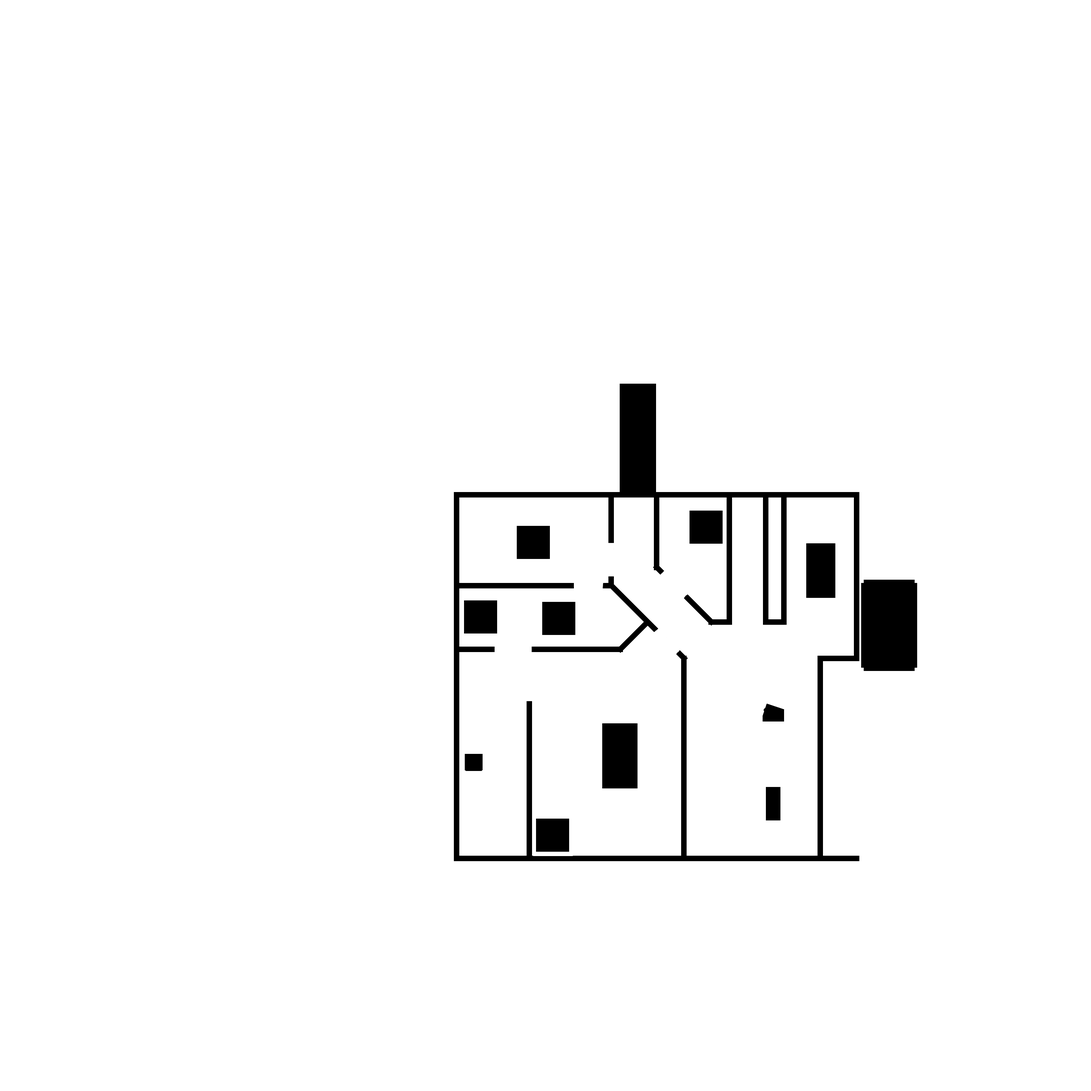
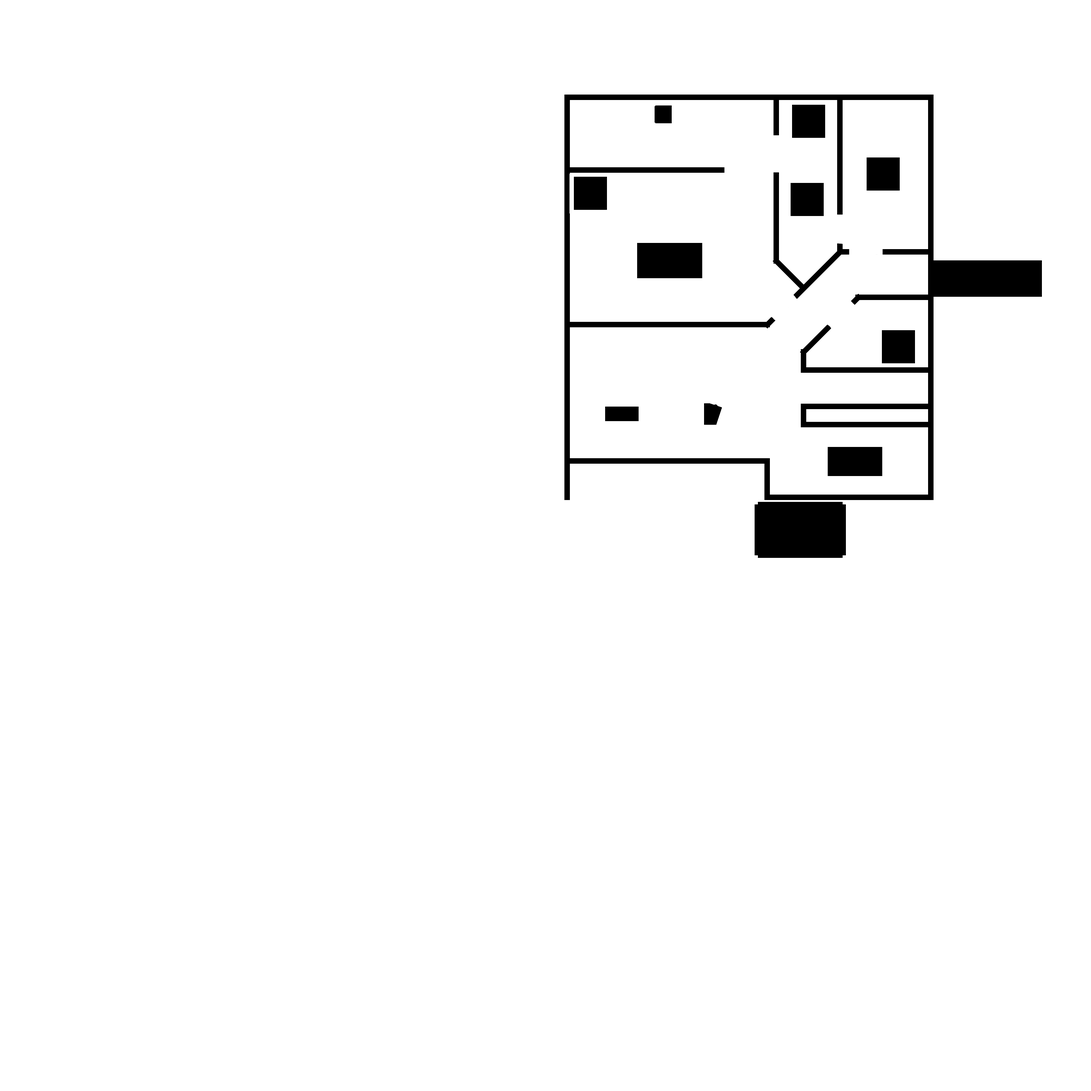
The second 1091×1091 image is a revision of the first. Changes to its layers:
renamed "mymap.pgm" to "Visible", painted on it over 454, 94, 1043, 862
